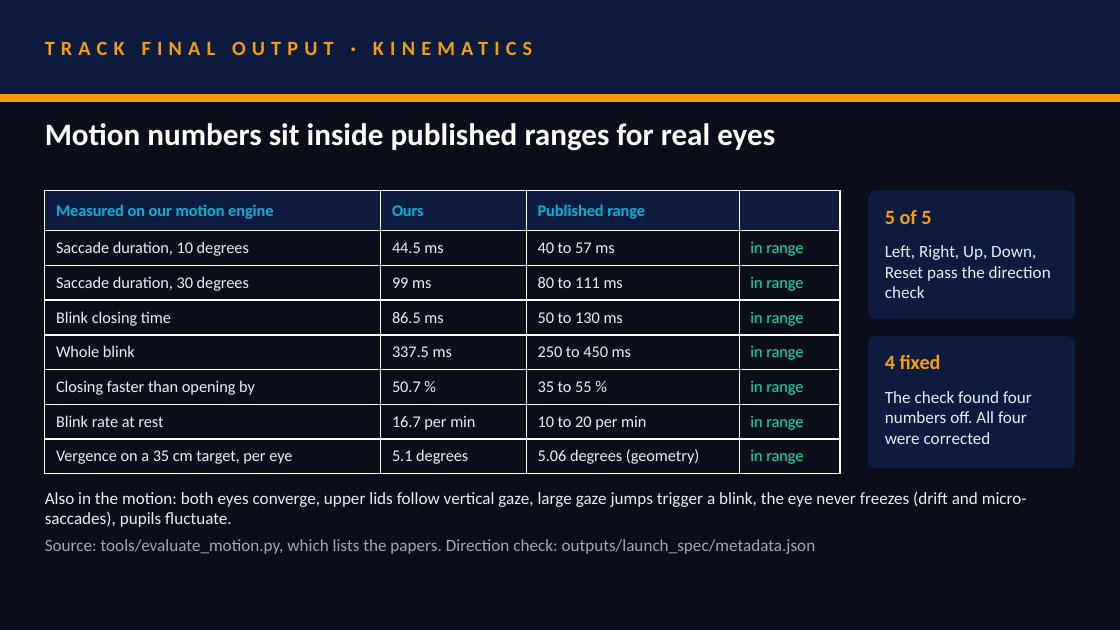
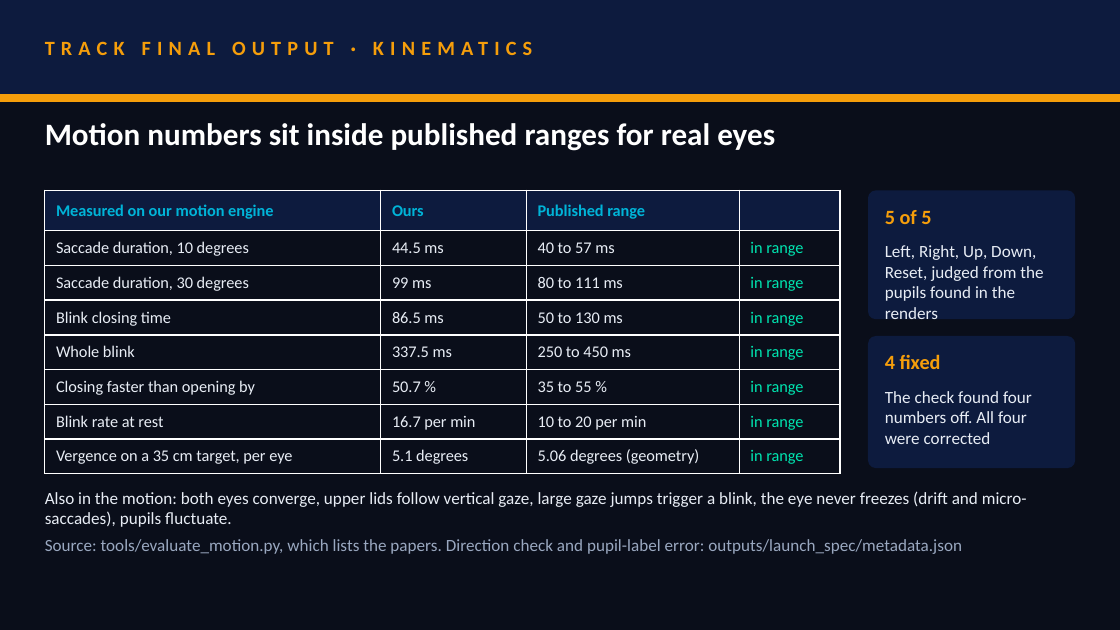
Before and after one commit to akshat333-debug/TrueGaze, a slide deck: slide 7 of VITVellore_ZeroDrift.pptx. Drawn at 1120x630 pixels with LibreOffice and Linux fonts; fonts in the diff are those of the drawing. Boxes give left, top, right and bottom in pixels: in the first picture for what was removed or moved away, otherwise in the second. Text is boxed around its words. In the diff, an @@ line names an element or a change of style, - is before the commit and + after.

Commit message:
outputs: D-027 videos and deck

```diff
--- a/VITVellore_ZeroDrift.pptx
+++ b/VITVellore_ZeroDrift.pptx
@@ text at (x1=885, y1=245, x2=1043, y2=319): text changed @@
-Left, Right, Up, Down, Reset pass the direction check
+Left, Right, Up, Down, Reset, judged from the pupils found in the renders
@@ text at (x1=45, y1=539, x2=962, y2=554): text changed @@
-Source: tools/evaluate_motion.py, which lists the papers. Direction check: outputs/launch_spec/metadata.json
+Source: tools/evaluate_motion.py, which lists the papers. Direction check and pupil-label error: outputs/launch_spec/metadata.json
```
Also in this commit, not shown: 3 other slides changed, 6 other files.
